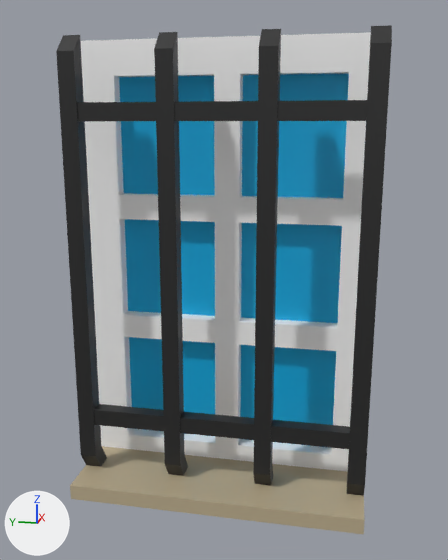
Before and after pictures for a commit that changed the FBX model LibraryOA/Assets/Graphics/Meshes/Window_01_Mesh.fbx.
One viewpoint serves both versions: a 50 mm lens placed at (-3.42, -0.71, 2.21), pointed at (0.04, -0.01, 1.34). Lighting does not change. The marker at lower left points along +X, +Y and +Z. Where no turn or scale is listed for an object, it has been applied to the vertices.

Objects in the first picture: 'Window_01'.
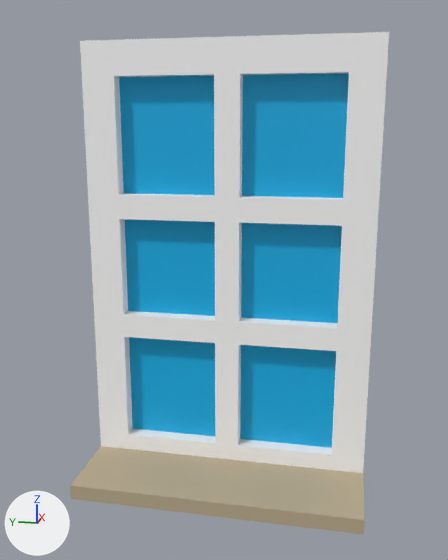
The edits, one by one:
me_window_01 is used by ob_window_01; location (0.21, 0.0, 0.0).
me_window_01 had 144 vertices, 134 faces and spanned x -0.5..0.16, y -0.88..0.88, z 0.0..2.7.
me_window_01 now has 72 vertices, 87 faces and spans x -0.5..0.16, y -0.88..0.88, z 0.0..2.7.
me_window_01 part 1: 6 loose pieces with 64 vertices, spanning x -0.33..-0.15, y -0.87..0.87, z 0.01..2.7, are deleted.
Part 2, on me_window_01:
12 vertices are removed from x -0.01..0.16, y -0.87..0.88, z 0.0..2.7.
42 faces are deleted.
4 vertices are added at (-0.01, -0.87, 1.35), (0.16, -0.87, 1.35), (0.16, 0.88, 1.35), (-0.01, 0.88, 1.35).
39 new faces join them, mat_ubermaterial (picture img_pallete_png).

Location of each change, (x1, y1, x2, y2) in pixels of the pictures (448 x 560 px; the box of a moved part takes in the faces that stretch with it):
'Window_01', reshaped: before (56, 25, 392, 535); after (70, 32, 389, 535)
part 1 of me_window_01, deleted (black): before (56, 25, 392, 495)
part 2 of me_window_01, moved or reshaped: before (81, 32, 371, 472); after (80, 32, 389, 473)
